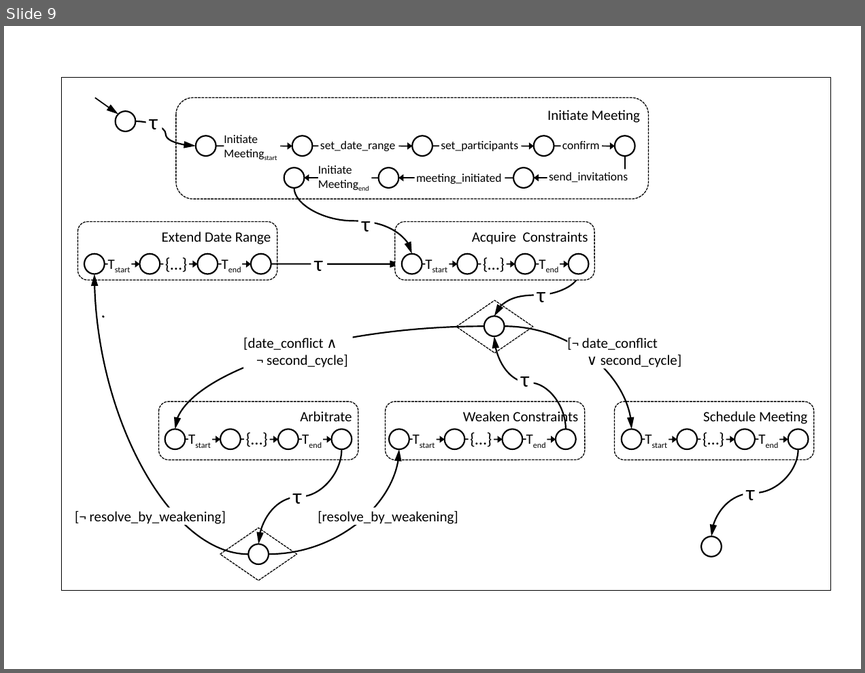
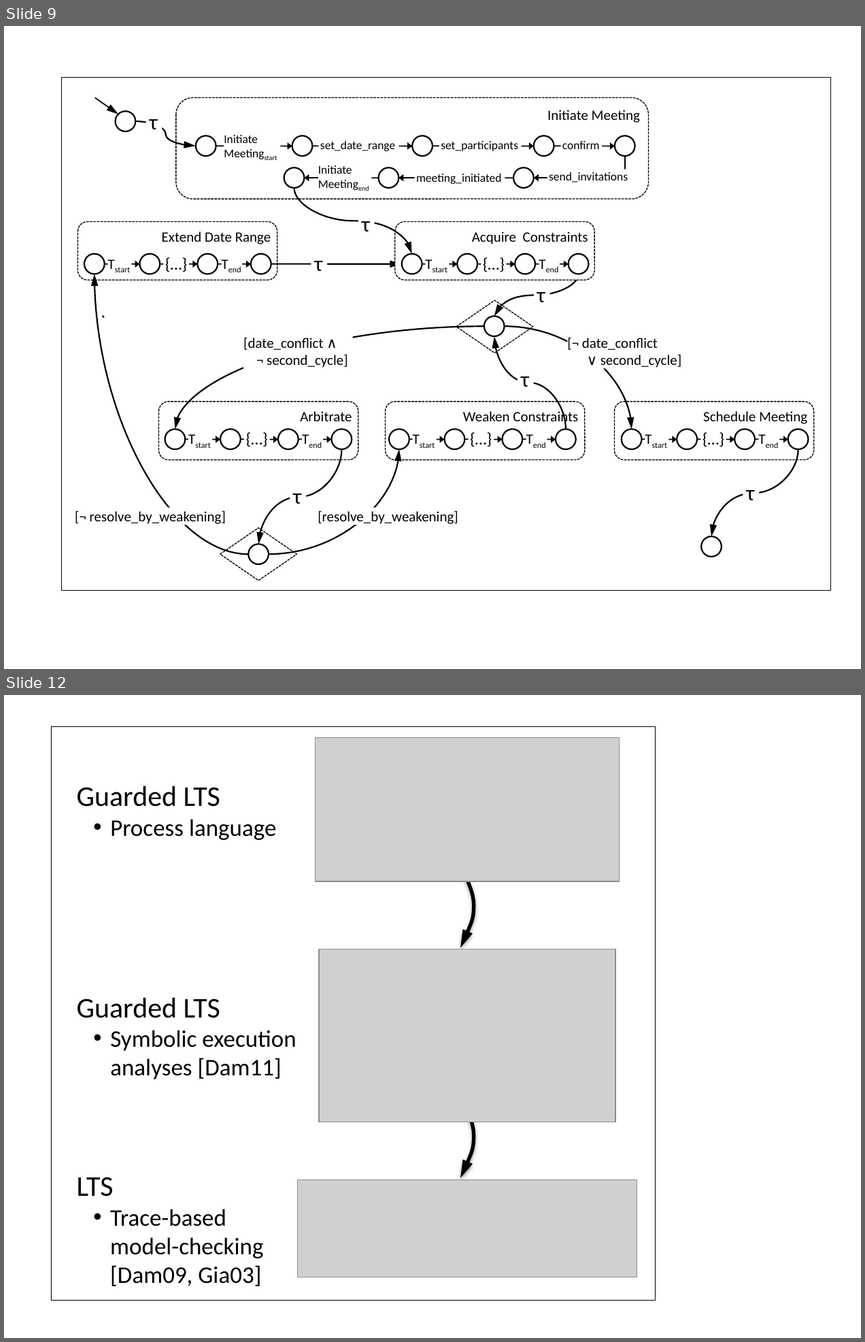
Before and after one commit to blambeau/phd, a slide deck: writing/images/train.pptx. Shown one above the other, each under a label of ours: slide 9 before the commit, slides 9 and 12 after it; the slides between them are not shown. The pictures are 865x673 and 865x1342 pixels, drawn with LibreOffice and Linux fonts; fonts in the diff are those of the drawing; grey boxes stand for pictures. Boxes give left, top, right and bottom in pixels: in the first picture for what was removed or moved away, otherwise in the second. Text is boxed around its words. In the diff, an @@ line names an element or a change of style, - is before the commit and + after.

```diff
--- a/writing/images/train.pptx
+++ b/writing/images/train.pptx
@@ slide 12 added at (x1=4, y1=695, x2=861, y2=1338), background #FFFFFF @@
@@ group added at (x1=51, y1=726, x2=655, y2=1299): 3 texts, 3 pictures, 2 freeform shapes, 1 rectangle @@
+Guarded LTS
+• Symbolic execution
+  analyses [Dam11]
+LTS
+• Trace-based
+  model-checking
+  [Dam09, Gia03]
+Guarded LTS
+• Process language
```
Also in this commit, not shown: 1 slide changed, 4 other files.
